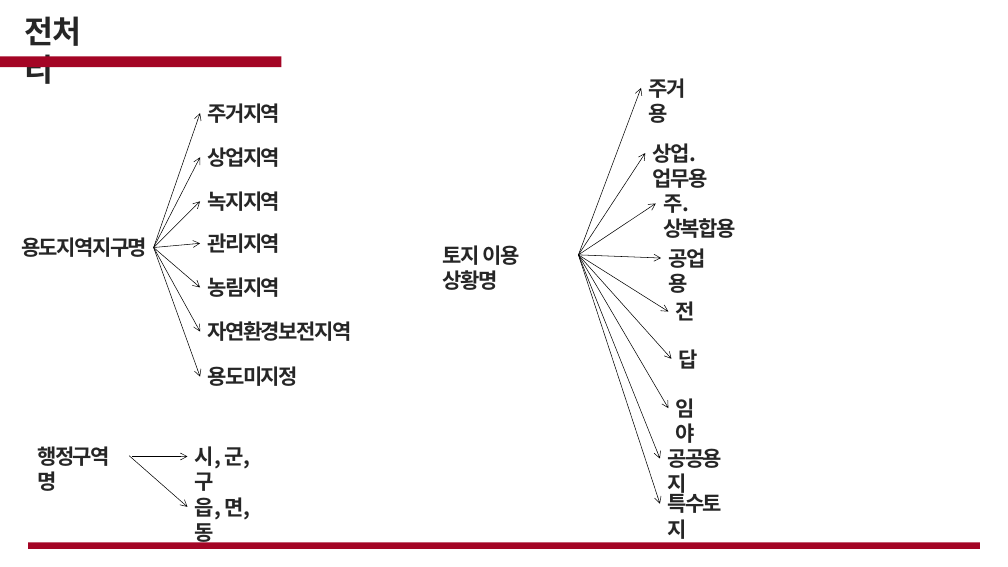
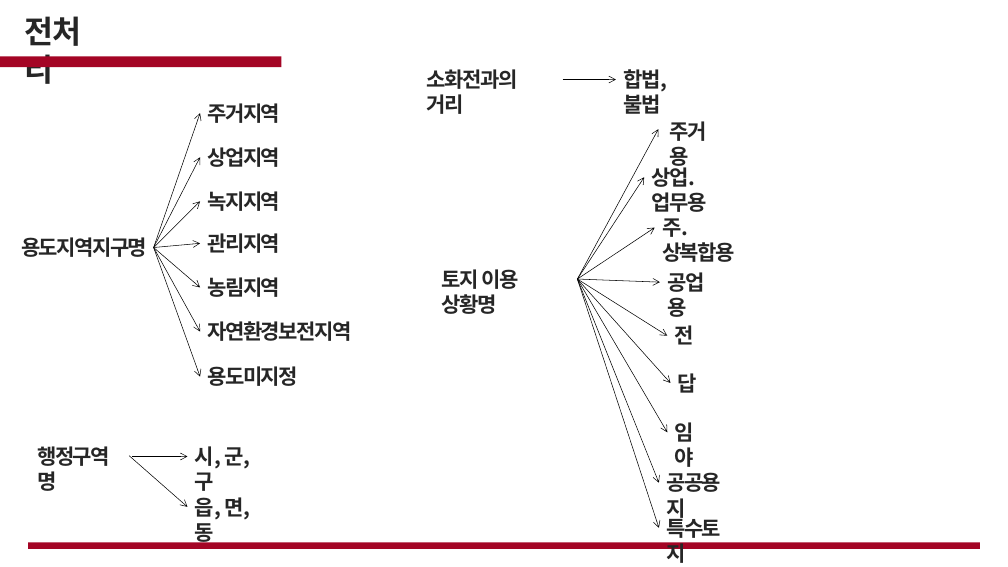
Before and after one commit to cjsgk106/fire-prediction-analysis, a slide deck: slide 18 of work/화재.pptx (slide 14 before the commit). Drawn at 1008x567 pixels with LibreOffice and Linux fonts; fonts in the diff are those of the drawing; background and template pictures are left out. Boxes give left, top, right and bottom in pixels: in the first picture for what was removed or moved away, otherwise in the second. Text is boxed around its words. In the diff, an @@ line names an element or a change of style, - is before the commit and + after.

```diff
--- a/work/화재.pptx
+++ b/work/화재.pptx
@@ text added at (427, 69, 517, 114), 20 pt, text #262626, bold @@
+소화전과의 거리
@@ arrow added from (563, 79) to (616, 79), #000000 0.5 pt @@
@@ text added at (623, 69, 667, 114), 20 pt, text #262626, bold @@
+합법, 불법
@@ text "주거용": place and size @@
-text "주거용" at (649, 78, 686, 123)
+text "주거용" at (669, 121, 706, 169)
@@ arrow moved from (578, 255) - (641, 88) to (578, 279) - (659, 129) @@
@@ 9 texts, 8 arrows: place and size @@
-9 texts, 8 arrows at (443, 143, 736, 539)
+9 texts, 8 arrows at (442, 164, 735, 563)
```
Also in this commit, not shown: 4 other slides changed, 1 slide added, 3 slides removed.
